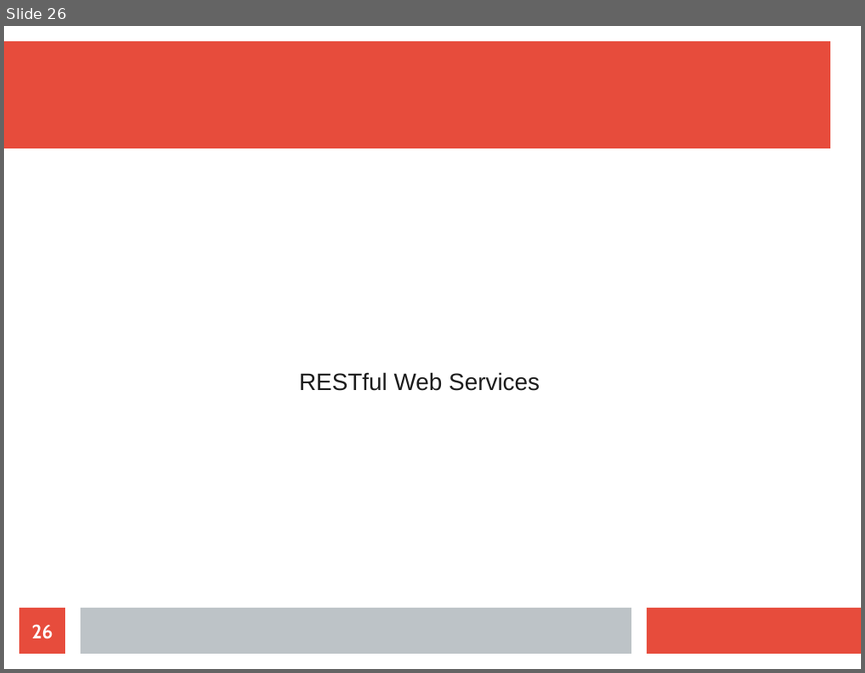
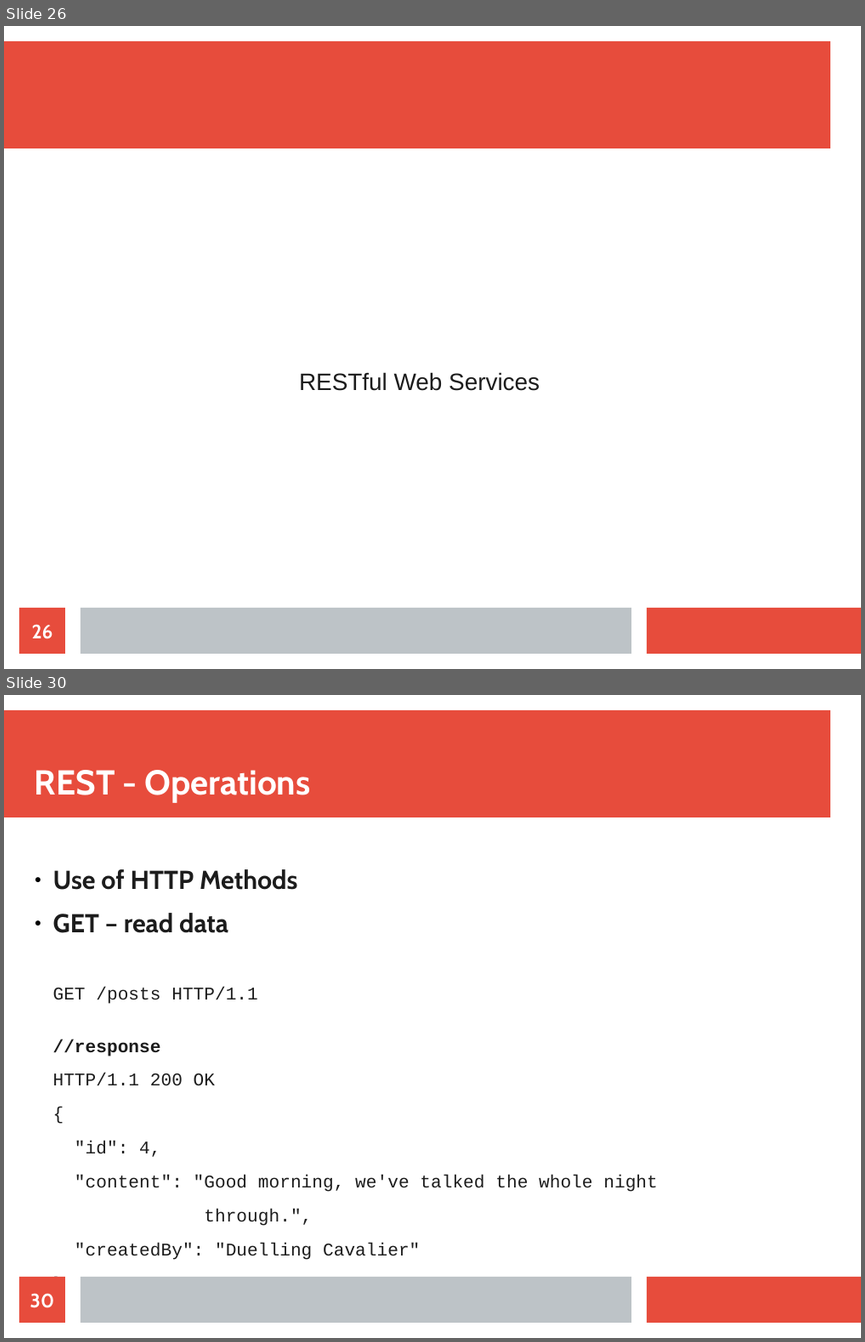
Before and after one commit to maxotta/pia-labs, a slide deck: lectures/ws_wsockets/ws_wsockets.odp. Shown one above the other, each under a label of ours: slide 26 before the commit, slides 26 and 30 after it; the slides between them are not shown. The pictures are 865x673 and 865x1342 pixels, drawn with LibreOffice and Linux fonts; fonts in the diff are those of the drawing. Boxes give left, top, right and bottom in pixels: in the first picture for what was removed or moved away, otherwise in the second. Text is boxed around its words. In the diff, an @@ line names an element or a change of style, - is before the commit and + after.

```diff
--- a/lectures/ws_wsockets/ws_wsockets.odp
+++ b/lectures/ws_wsockets/ws_wsockets.odp
@@ slide 30 added at <box>4,695,861,1338</box>, background #FFFFFF; not listed: 3 template elements that a slide beside it also shows @@
@@ title added at <box>35,770,311,803</box>, 32 pt, text #FFFFFF, bold @@
+REST - Operations
@@ text added at <box>53,869,657,1259</box>, 16.6 pt, text #1C1C1C @@
+● Use of HTTP Methods
+● GET – read data
+GET /posts HTTP/1.1
+//response
+HTTP/1.1 200 OK
+{
+"id": 4,
+"content": "Good morning, we've talked the whole night
+through.",
+"createdBy": "Duelling Cavalier"
+}
@@ page number added at <box>19,1276,65,1322</box>, fill #E74C3C, 18 pt, text #FFFFFF, bold @@
+30
```
Also in this commit, not shown: 20 other slides added.
